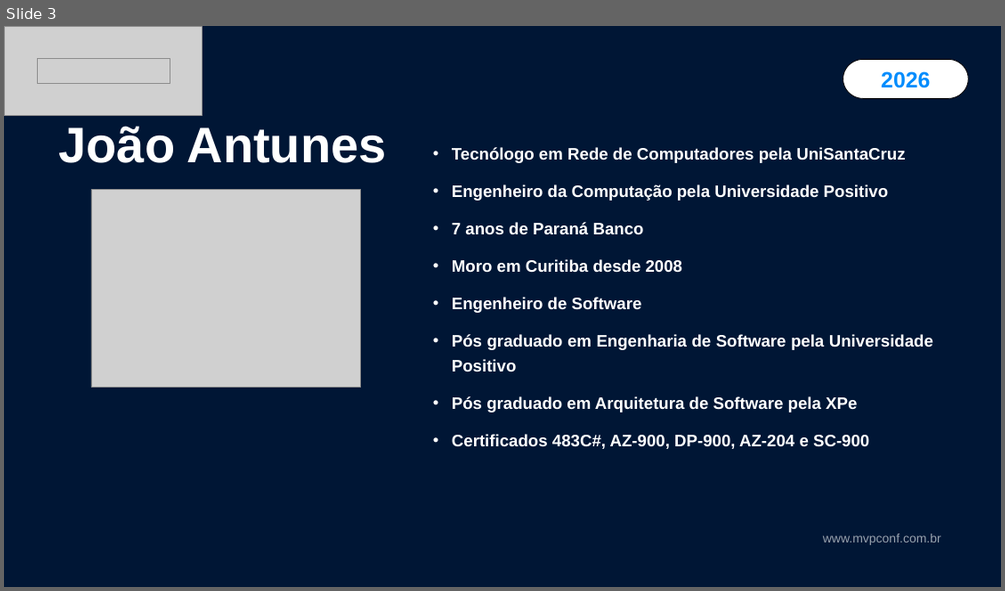
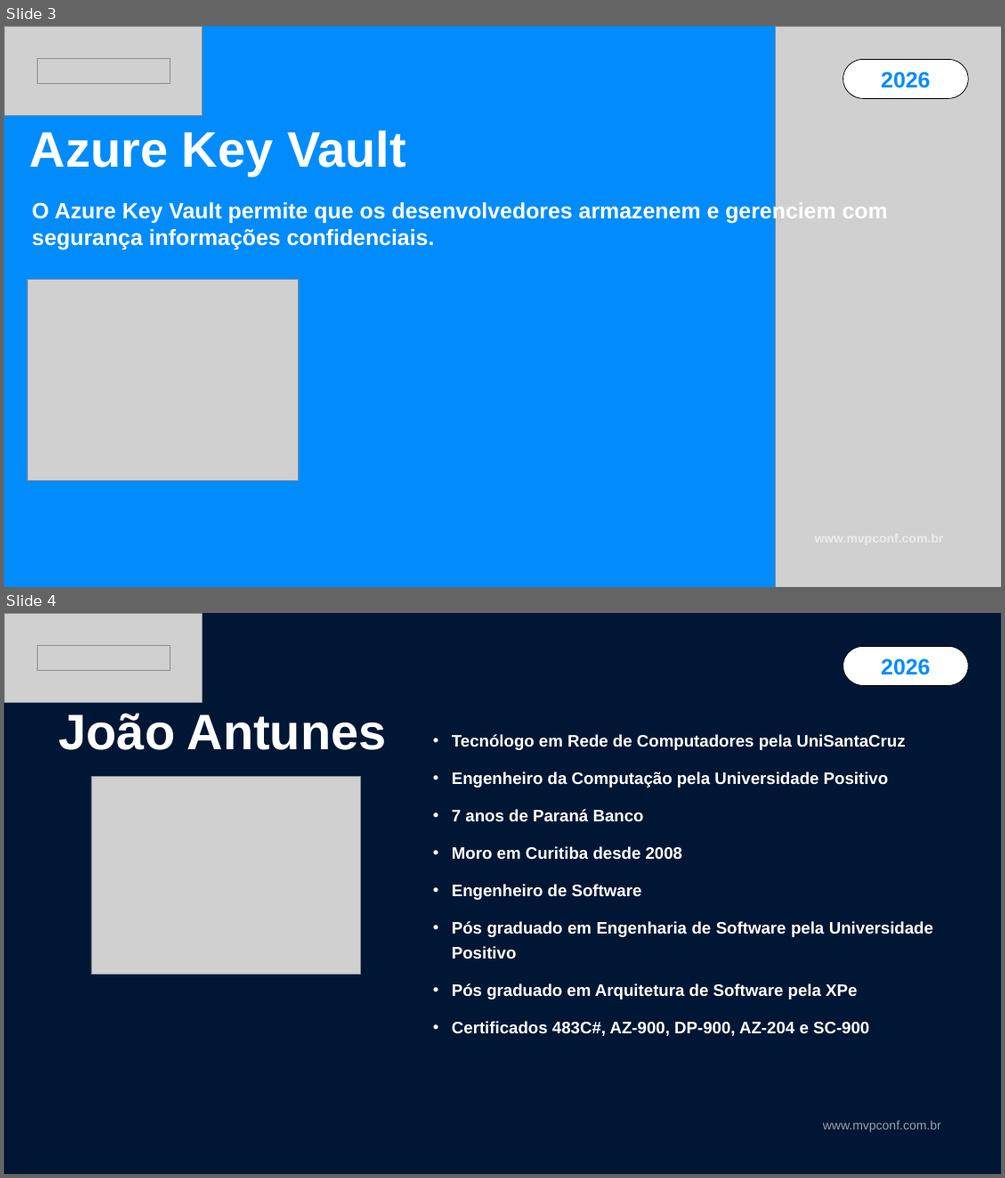
Before and after one commit to jpitapeva/keyvault_pipeline, a slide deck: Keyvault-MVPConf-2026.pptx. Shown one above the other, each under a label of ours: slide 3 before the commit, slides 3 and 4 after it. The pictures are 1005x591 and 1005x1178 pixels, drawn with LibreOffice and Linux fonts; fonts in the diff are those of the drawing; grey boxes stand for pictures. Boxes give left, top, right and bottom in pixels: in the first picture for what was removed or moved away, otherwise in the second. Text is boxed around its words. In the diff, an @@ line names an element or a change of style, - is before the commit and + after.

```diff
--- a/Keyvault-MVPConf-2026.pptx
+++ b/Keyvault-MVPConf-2026.pptx
@@ slide 3 added at (x1=4, y1=26, x2=1001, y2=587), background #008CFD @@
@@ picture added at (x1=4, y1=26, x2=202, y2=115) @@
@@ picture added at (x1=775, y1=26, x2=1001, y2=587) @@
@@ picture added at (x1=38, y1=58, x2=170, y2=83) @@
@@ pill shape added at (x1=842, y1=60, x2=968, y2=99), fill #FFFFFF, outline #000000 1 pt, 32 pt, text #008CFD, bold @@
+2026
@@ text added at (x1=30, y1=130, x2=406, y2=176), 72 pt, text #FFFFFF, bold @@
+Azure Key Vault
@@ text added at (x1=32, y1=200, x2=888, y2=250), 32 pt, text #FFFFFF, bold @@
+O Azure Key Vault permite que os desenvolvedores armazenem e gerenciem com segurança informações confidenciais.
@@ picture added at (x1=27, y1=279, x2=298, y2=480) @@
@@ what was slide 3 is now slide 4 @@
```
Also in this commit, not shown: 3 slides changed, 5 other slides added.
